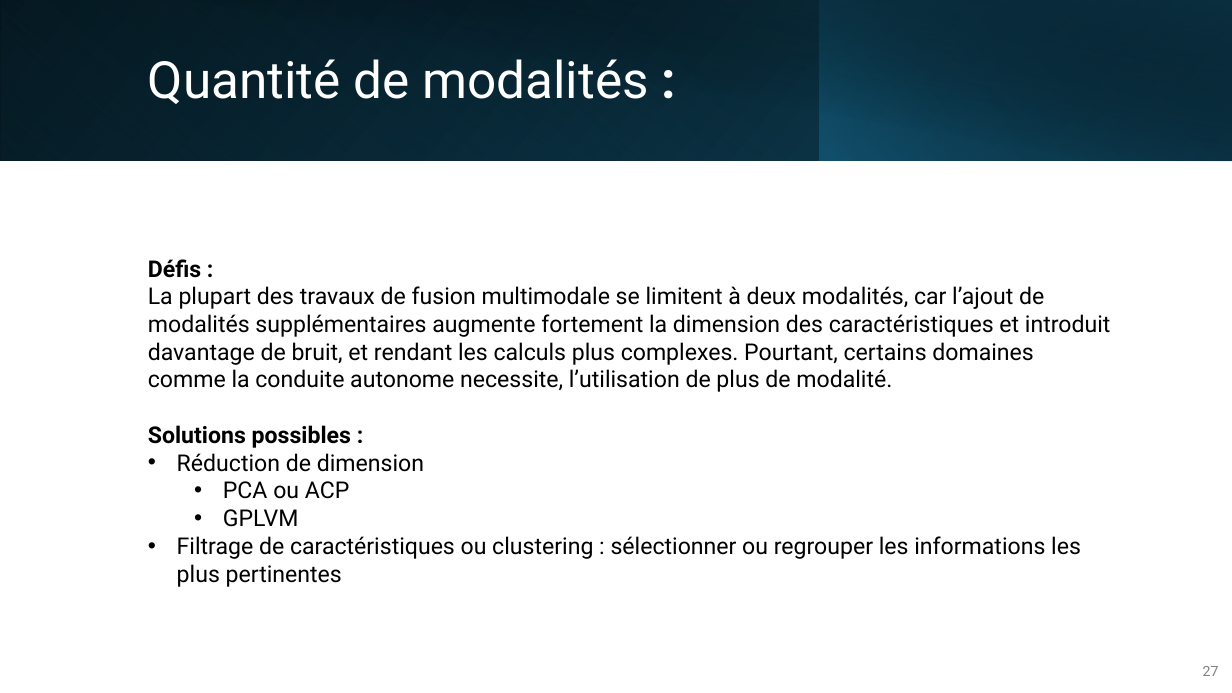
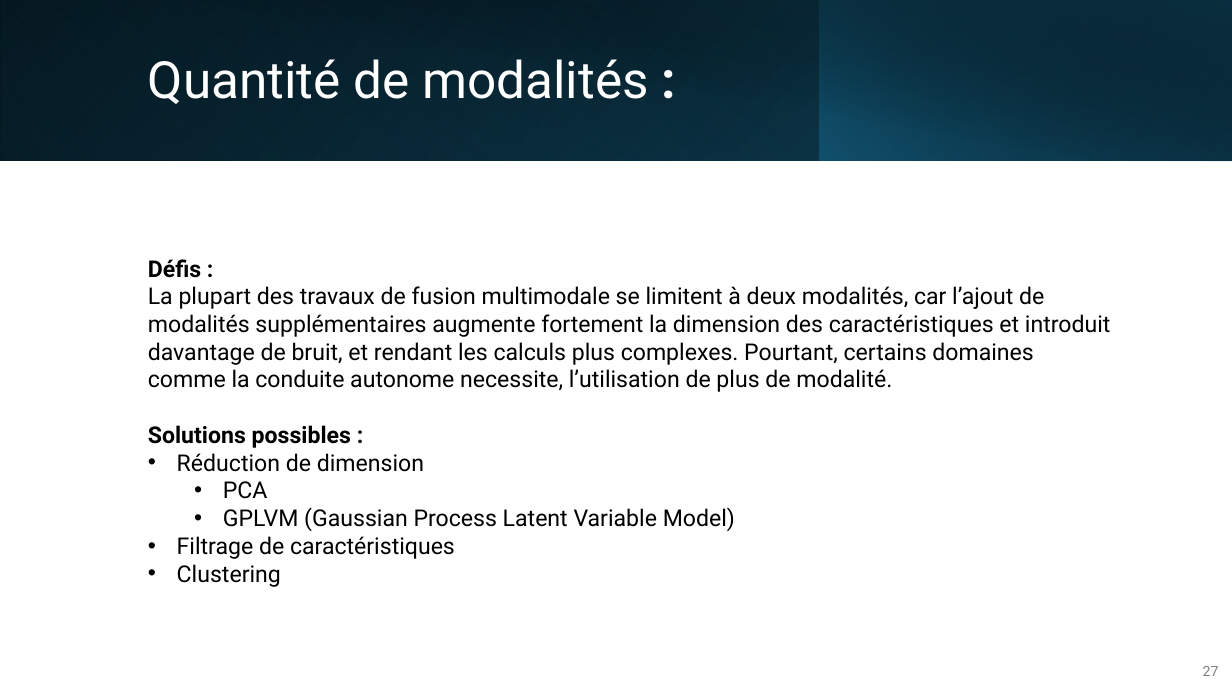
Before and after one commit to IzowRM/Stage-Cetic, a slide deck: slide 27 of Doc Slide/Presentation_du_27_01.pptx. Drawn at 1232x693 pixels with LibreOffice and Linux fonts; fonts in the diff are those of the drawing. Boxes give left, top, right and bottom in pixels: in the first picture for what was removed or moved away, otherwise in the second. Text is boxed around its words. In the diff, an @@ line names an element or a change of style, - is before the commit and + after.

```diff
--- a/Doc Slide/Presentation_du_27_01.pptx
+++ b/Doc Slide/Presentation_du_27_01.pptx
@@ text at <box>177,481,735,587</box>: text changed @@
-  • PCA ou ACP
-  • GPLVM
-• Filtrage de caractéristiques ou clustering : sélectionner ou regrouper les informations les plus pertinentes
+  • PCA
+  • GPLVM (Gaussian Process Latent Variable Model)
+• Filtrage de caractéristiques
+• Clustering
```
Also in this commit, not shown: 9 other slides changed, 1 slide added, 6 slides removed, 3 other files.
